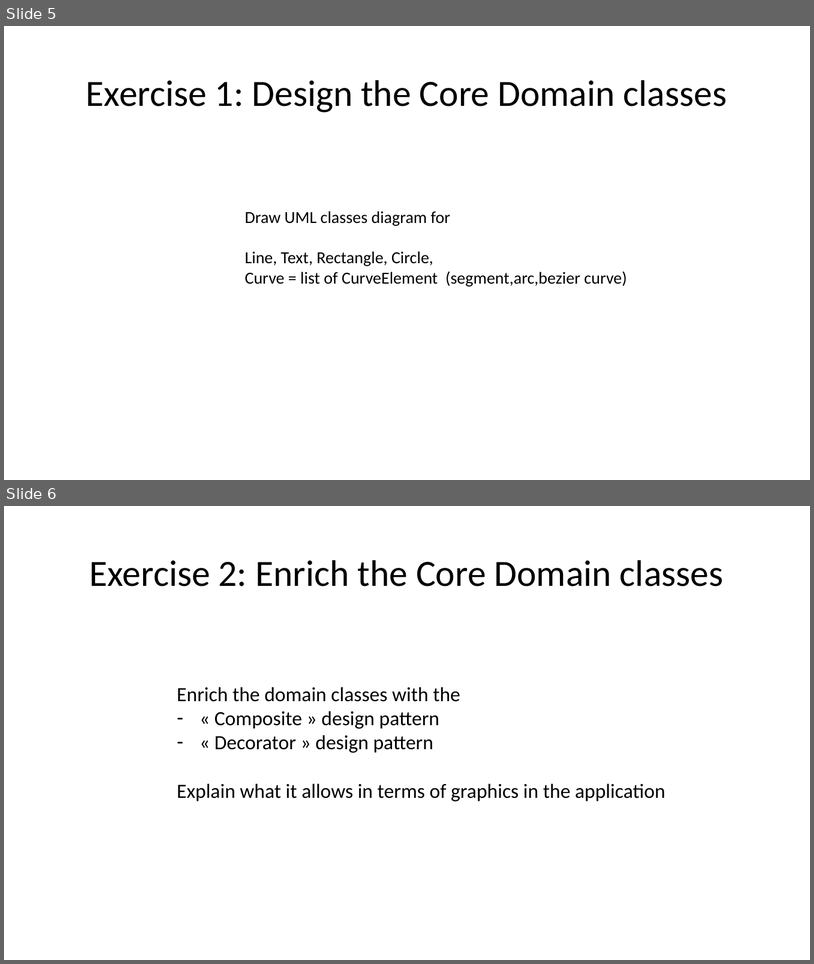
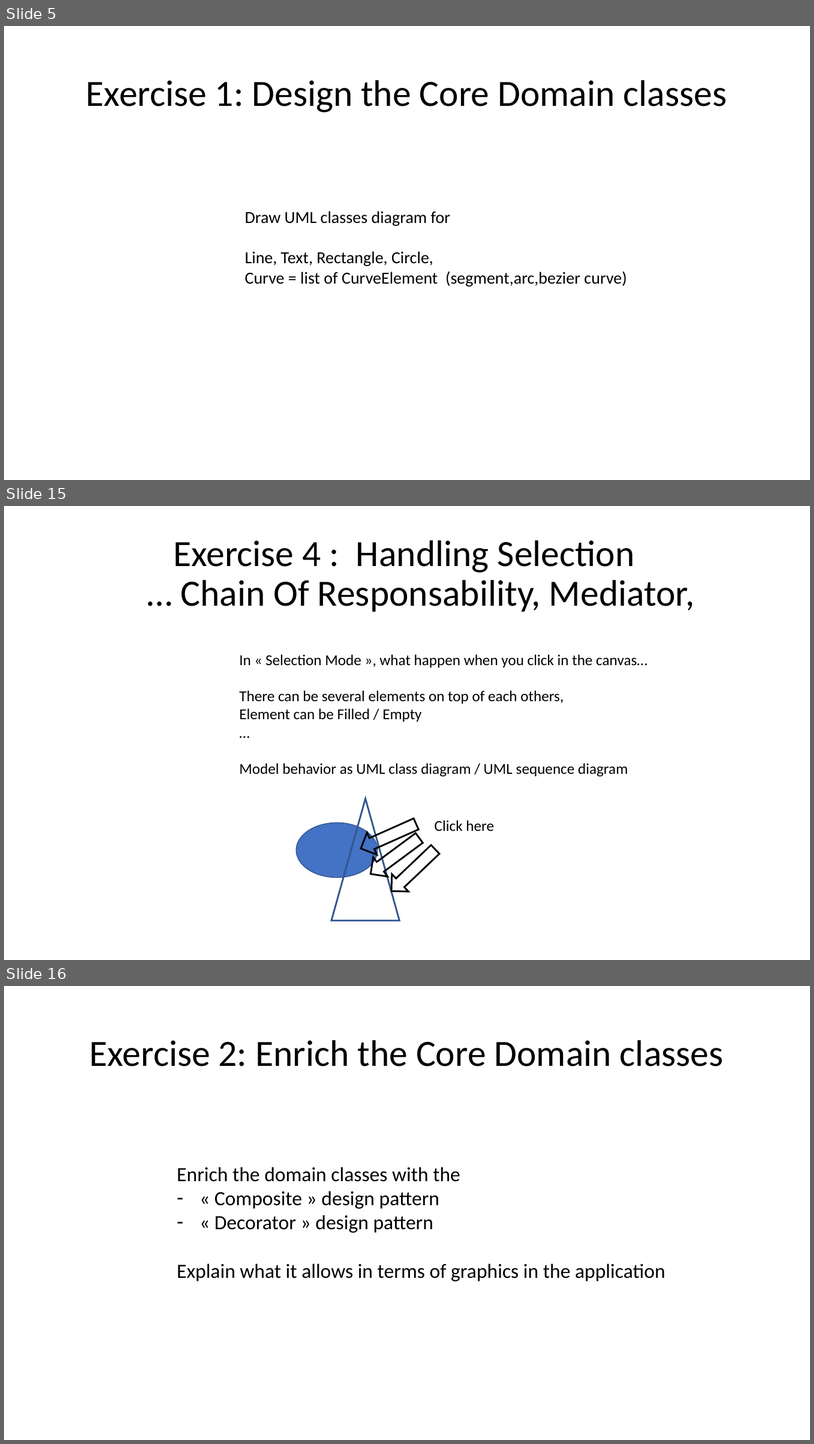
Before and after one commit to Arnaud-Nauwynck/presentations, a slide deck: java/TP-design-patterns/handson-3-design-patterns.pptx. Shown one above the other, each under a label of ours: slides 5 and 6 before the commit, slides 5, 15 and 16 after it; the slides between them are not shown. The pictures are 814x964 and 814x1444 pixels, drawn with LibreOffice and Linux fonts; fonts in the diff are those of the drawing. Boxes give left, top, right and bottom in pixels: in the first picture for what was removed or moved away, otherwise in the second. Text is boxed around its words. In the diff, an @@ line names an element or a change of style, - is before the commit and + after.

```diff
--- a/java/TP-design-patterns/handson-3-design-patterns.pptx
+++ b/java/TP-design-patterns/handson-3-design-patterns.pptx
@@ slide 15 added at box(4, 506, 810, 960), background #FFFFFF @@
@@ title added at box(173, 540, 695, 612), 44 pt, text #000000 @@
+Exercise 4 : Handling Selection
+… Chain Of Responsability, Mediator,
@@ text added at box(239, 654, 648, 777), 18 pt, text #000000 @@
+In « Selection Mode », what happen when you click in the canvas…
+There can be several elements on top of each others,
+Element can be Filled / Empty
+…
+Model behavior as UML class diagram / UML sequence diagram
@@ triangle added at box(332, 798, 399, 920), outline #325491 2 pt @@
@@ ellipse added at box(296, 822, 378, 877), fill #4472C4, outline #325491 1 pt @@
@@ down arrow added at box(356, 813, 422, 859), outline #000000 2 pt @@
@@ down arrow added at box(364, 828, 427, 883), outline #000000 2 pt @@
@@ text added at box(435, 820, 494, 831), 18 pt, text #000000 @@
+Click here
@@ down arrow added at box(383, 841, 444, 900), outline #000000 2 pt @@
@@ what was slide 6 is now slide 16 @@
```
Also in this commit, not shown: 2 slides changed, 8 other slides added, 3 other files.
